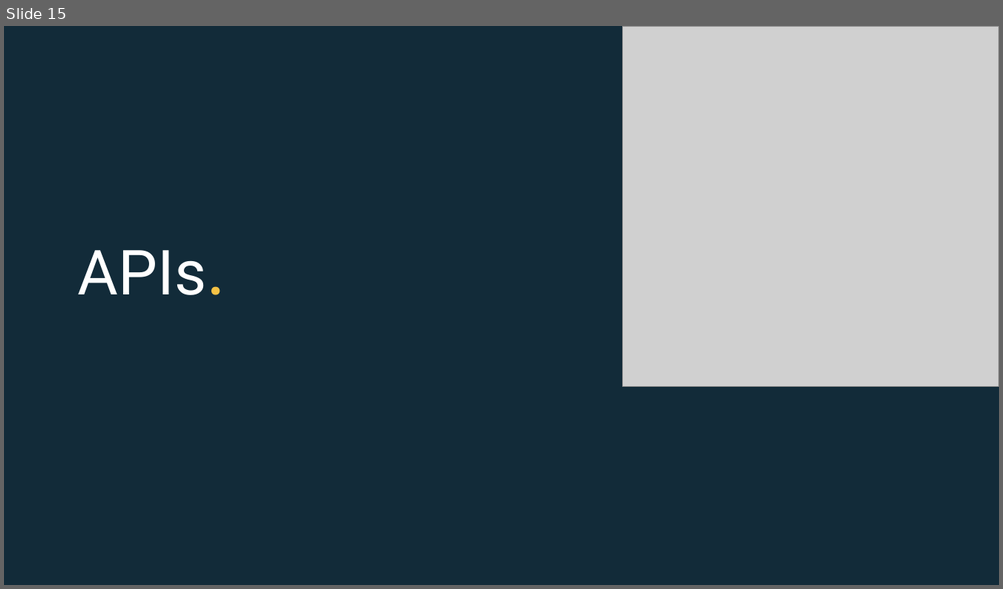
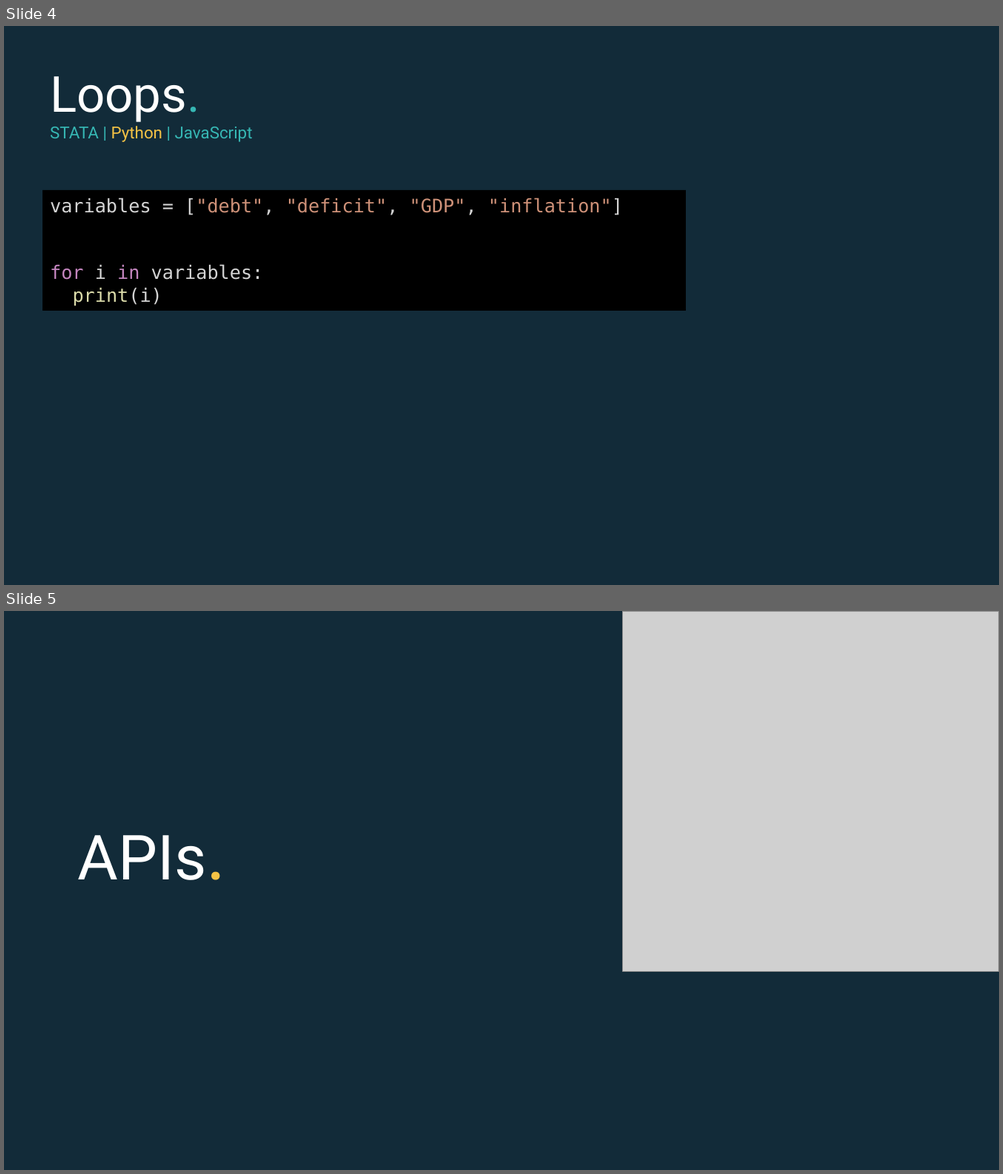
Before and after one commit to EconomicsObservatory/courses, a slide deck: 3/s3_Accessing_data_programmatically.pptx. Shown one above the other, each under a label of ours: slide 15 before the commit, slides 4 and 5 after it. The pictures are 1003x589 and 1003x1174 pixels, drawn with LibreOffice and Linux fonts; fonts in the diff are those of the drawing; grey boxes stand for pictures. Boxes give left, top, right and bottom in pixels: in the first picture for what was removed or moved away, otherwise in the second. Text is boxed around its words. In the diff, an @@ line names an element or a change of style, - is before the commit and + after.

```diff
--- a/3/s3_Accessing_data_programmatically.pptx
+++ b/3/s3_Accessing_data_programmatically.pptx
@@ slide 4 added at [4,26,999,585], background #122B39 @@
@@ text added at [50,76,253,142], 16 pt, text #36B7B4 @@
+Loops.
+STATA | Python | JavaScript
@@ rectangle added at [42,190,686,311], fill #000000, 18 pt, text #CE9178 @@
+variables = ["debt", "deficit", "GDP", "inflation"]
+for i in variables:
+print(i)
@@ what was slide 15 is now slide 5 @@
```
Also in this commit, not shown: 4 slides changed, 3 other slides added, 3 slides removed, 6 other files.
